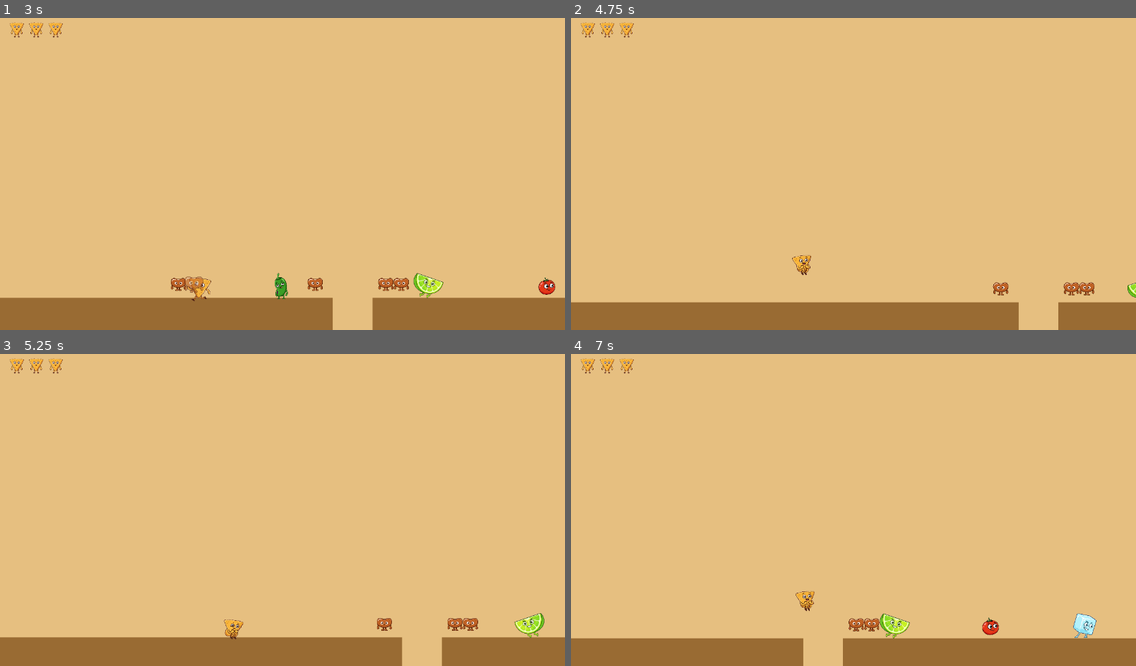
Above: before the commit, frames 1-4 (two rows, left to right).
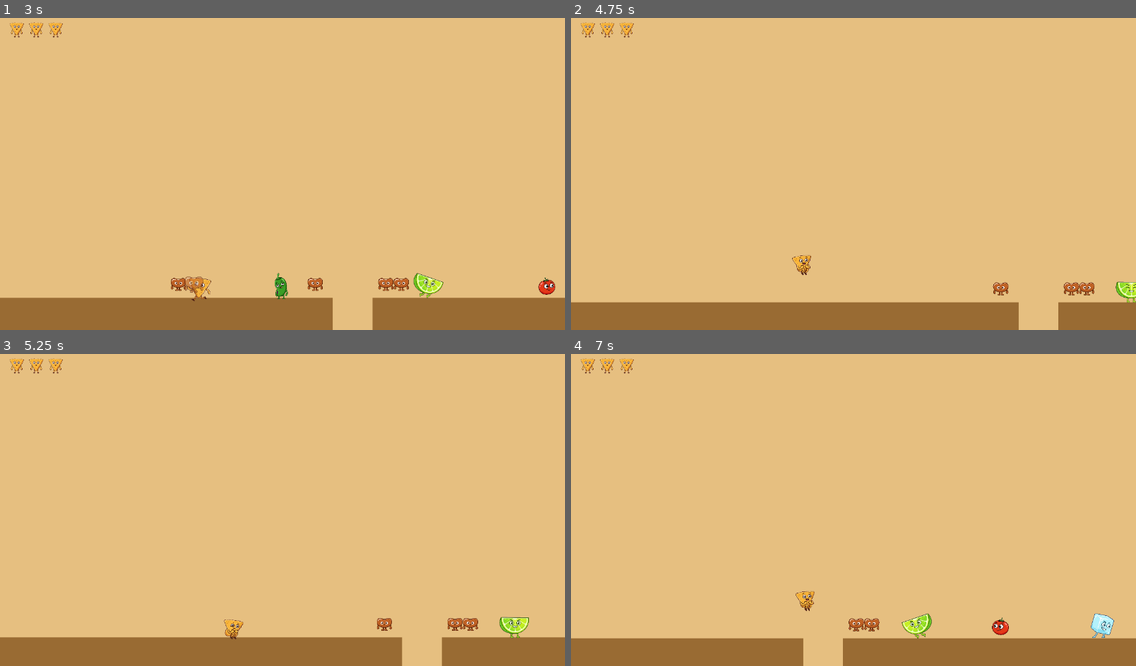
Above: after the commit, the same moments.

Repository: polkfarody/cornchipday
Game: Godot game, scene res://scenes/Level7.tscn
Same seed, same stepped clock (60 frames per second), same inputs: the game is played once before the commit and once after it. This scene is started directly instead of the project's main scene.
Inputs:
- Up to frame 1 (3 s): tap Enter (ui_accept) at 0.5, 0.77, 1.52 s; hold Right (ui_right) 0.53-2.03 s; hold Left (ui_left) from 2.03 s (still down)
- Up to frame 2 (4.75 s): tap Enter (ui_accept) at 3.02, 3.77, 4.52 s; release Left (ui_left) at 4.28 s; hold Right (ui_right) from 4.28 s (still down)
- Up to frame 3 (5.25 s): keep holding Right (ui_right)
- Up to frame 4 (7 s): keep holding Right (ui_right); tap Enter (ui_accept) at 6.02, 6.77 s

Frame 1 is identical in both runs. In frame 2, 0.2% of the frame differs, in the area x 96-100%, y 84-92%; in frame 3, 0.4%; in frame 4, 1.1%, in the area x 54-97%, y 83-92%.

Commit message:
Rework enemy patrol into organic free-roam wandering, replacing the fixed back-and-forth metronome (FB Phase 5 task 28)

Diff:
--- a/scripts/boss.gd
+++ b/scripts/boss.gd
@@ -31,6 +31,17 @@
 @export var slide_charge_min_speed: float = 150.0
 @export var heat_zone_path: NodePath  # Iron Skillet: if set, stomping while this HeatZone is hot burns the player instead of hurting the boss -- only the cool phase is safe to land a hit
 
+# FB28: replaces the old deterministic "walk to the edge, flip, walk back"
+# metronome with organic wandering -- same overall leash (patrol_half_width)
+# and the same hard safety checks (never off a platform edge, never through a
+# wall), but direction changes and pauses land on a randomized timer instead
+# of only ever at the exact patrol boundary.
+const ROAM_MIN_INTERVAL := 1.5
+const ROAM_MAX_INTERVAL := 4.0
+const ROAM_PAUSE_CHANCE := 0.3
+const ROAM_PAUSE_MIN := 0.5
+const ROAM_PAUSE_MAX := 1.2
+
 @onready var sprite: AnimatedSprite2D = $Sprite
 @onready var hurt_area: Area2D = $HurtArea
 @onready var fire_timer: Timer = $FireTimer
@@ -43,6 +54,8 @@
 var action_lock := 0.0  # seconds remaining where patrol/animation pause for a one-off reaction
 var attack_vulnerable_remaining := 0.0
 var heat_zone: Node = null
+var roam_timer := 0.0
+var roam_pause_remaining := 0.0
 
 func _ready() -> void:
 	health = max_health
@@ -54,6 +67,8 @@
 	sprite.play("idle")
 	if heat_zone_path != NodePath():
 		heat_zone = get_node(heat_zone_path)
+	# Randomized per-instance so multiple enemies on screen don't all pause/turn in lockstep.
+	roam_timer = randf_range(ROAM_MIN_INTERVAL, ROAM_MAX_INTERVAL)
 
 func _physics_process(delta: float) -> void:
 	if is_defeated:
@@ -68,6 +83,7 @@
 		move_and_slide()
 		return
 
+	roam_timer -= delta
 	var offset := global_position.x - start_x
 	if offset > patrol_half_width:
 		patrol_direction = -1.0
@@ -78,7 +94,14 @@
 		# ever turning at a fixed distance from spawn (which breaks the
 		# moment an obstacle or a shorter platform sits inside that range).
 		patrol_direction = -patrol_direction
-	velocity.x = patrol_direction * move_speed
+	elif roam_pause_remaining <= 0.0 and roam_timer <= 0.0:
+		_pick_roam_behavior()
+
+	if roam_pause_remaining > 0.0:
+		roam_pause_remaining -= delta
+		velocity.x = 0.0
+	else:
+		velocity.x = patrol_direction * move_speed
 	velocity.y = 0.0
 	move_and_slide()
 	# Also turn around immediately on hitting something solid (e.g. a jump
@@ -95,13 +118,23 @@
 			patrol_direction = -patrol_direction
 			break
 	sprite.flip_h = patrol_direction < 0.0
-	if sprite.animation != "move":
+	if roam_pause_remaining > 0.0:
+		if sprite.animation != "idle":
+			sprite.play("idle")
+	elif sprite.animation != "move":
 		sprite.play("move")
 
 	if wobble_radius > 0.0:
 		var player := get_tree().get_first_node_in_group("player")
 		if player and global_position.distance_to(player.global_position) <= wobble_radius:
 			player.apply_screen_wobble(0.2)
+
+func _pick_roam_behavior() -> void:
+	roam_timer = randf_range(ROAM_MIN_INTERVAL, ROAM_MAX_INTERVAL)
+	if randf() < ROAM_PAUSE_CHANCE:
+		roam_pause_remaining = randf_range(ROAM_PAUSE_MIN, ROAM_PAUSE_MAX)
+	elif randf() < 0.5:
+		patrol_direction = -patrol_direction
 
 func _is_floor_ahead(direction: float) -> bool:
 	var shape: RectangleShape2D = body_collision.shape
